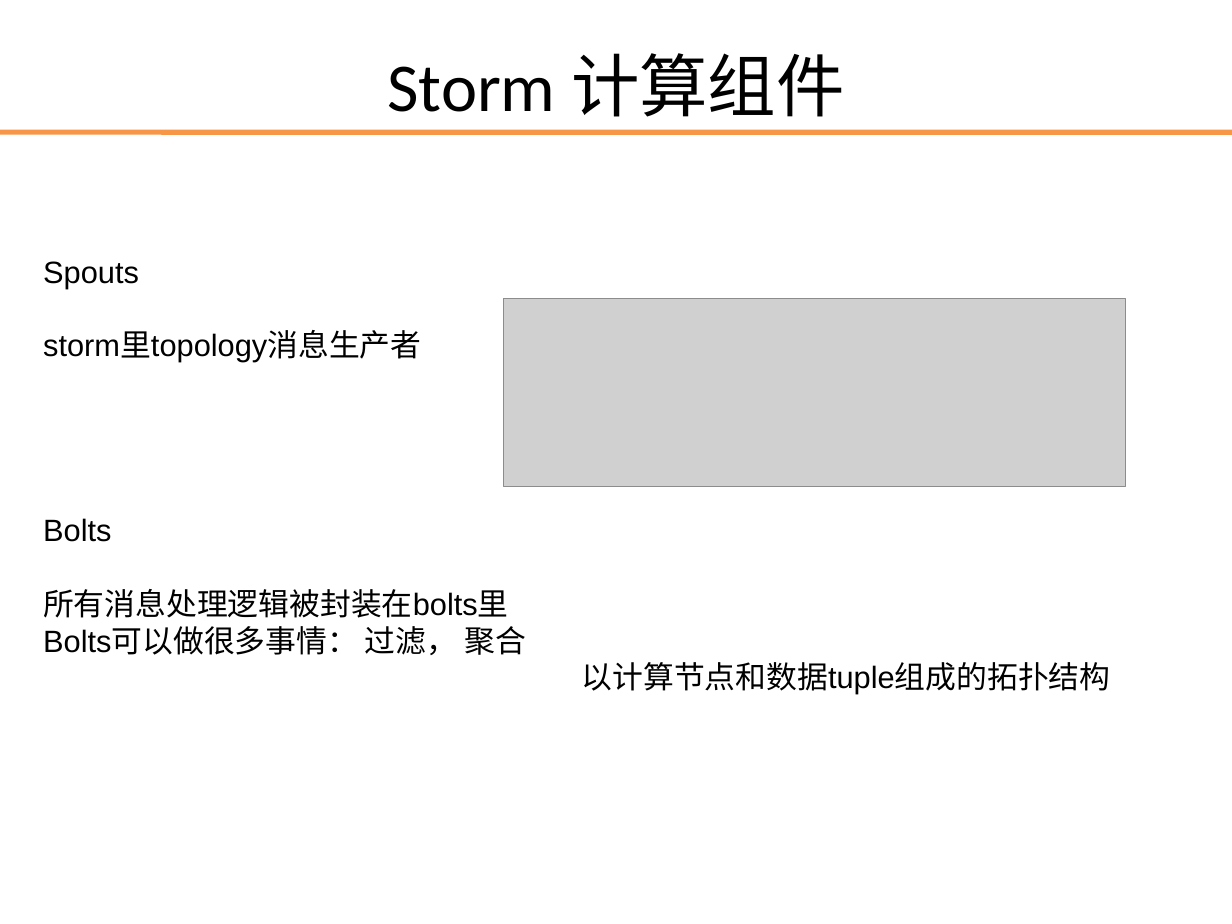
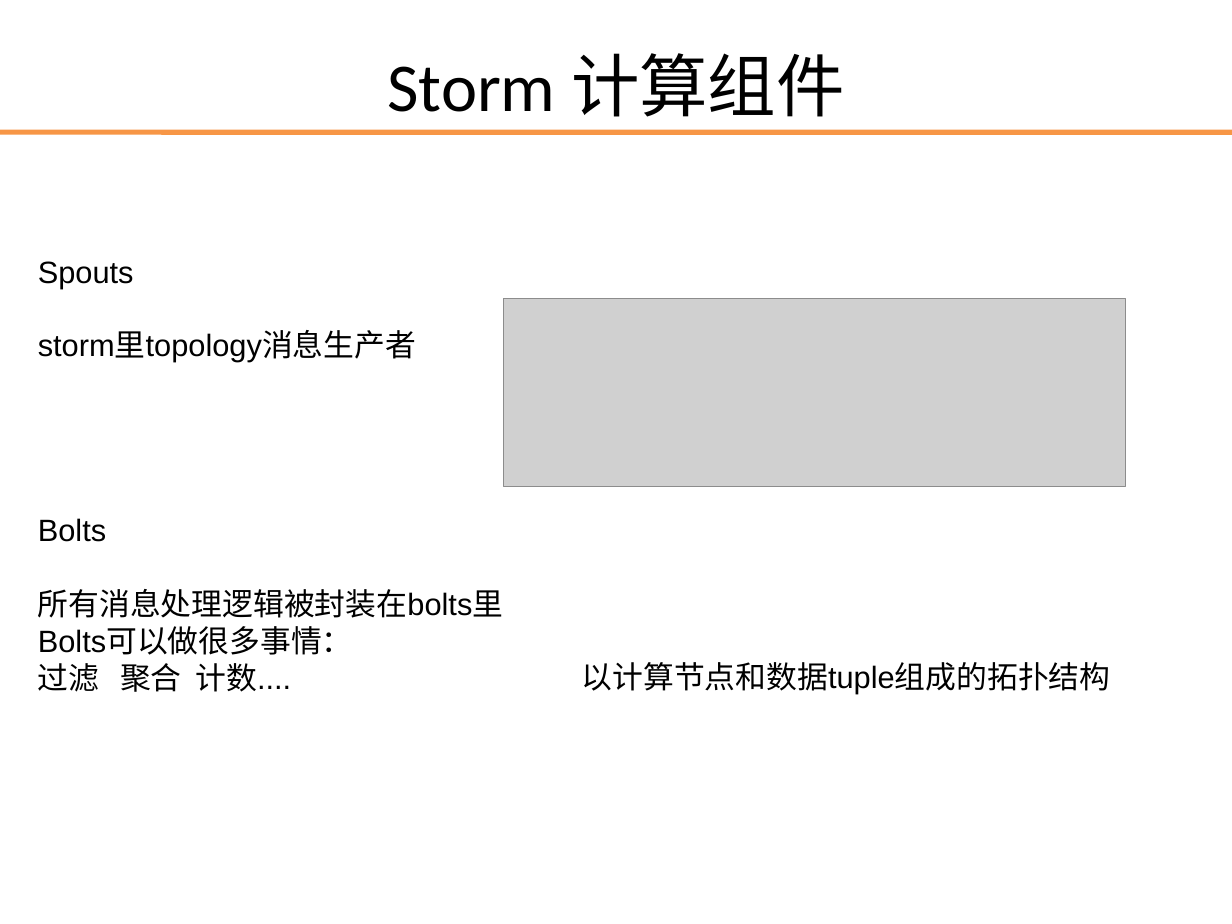
Before and after one commit to darionyaphets/darion_example, a slide deck: slide 9 of source/storm/storm_source.ppt. Drawn at 1232x924 pixels with LibreOffice and Linux fonts; fonts in the diff are those of the drawing; grey boxes stand for pictures; background and template pictures are left out. Boxes give left, top, right and bottom in pixels: in the first picture for what was removed or moved away, otherwise in the second. Text is boxed around its words. In the diff, an @@ line names an element or a change of style, - is before the commit and + after.

Commit message:
update 4 storm ppt

```diff
--- a/source/storm/storm_source.ppt
+++ b/source/storm/storm_source.ppt
@@ text at (x1=38, y1=628, x2=353, y2=692): text changed @@
-Bolts可以做很多事情： 过滤， 聚合
+Bolts可以做很多事情：
+过滤 聚合 计数....
```
Also in this commit, not shown: 6 other slides changed, 8 slides added, 16 slides removed.
